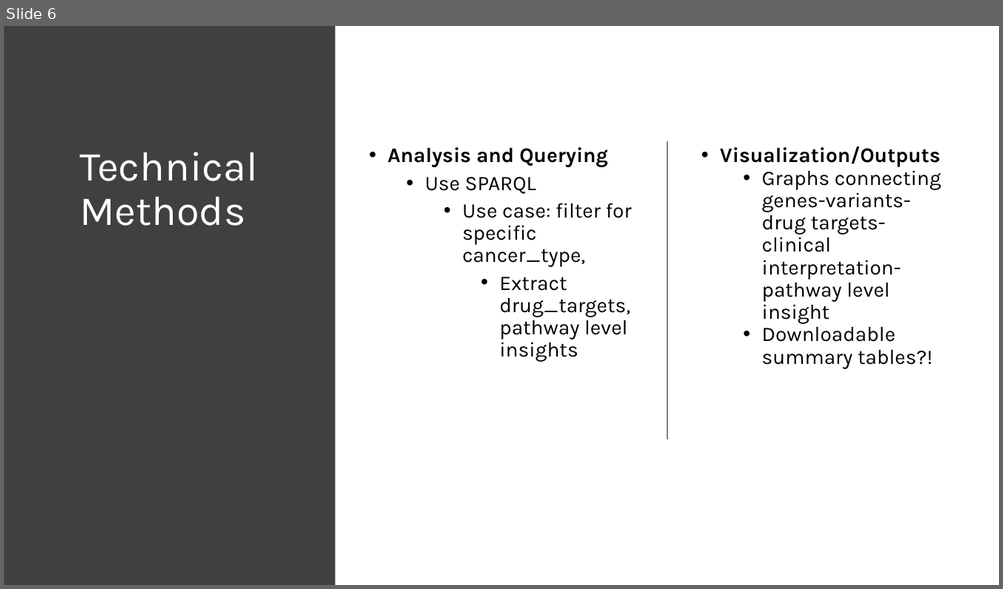
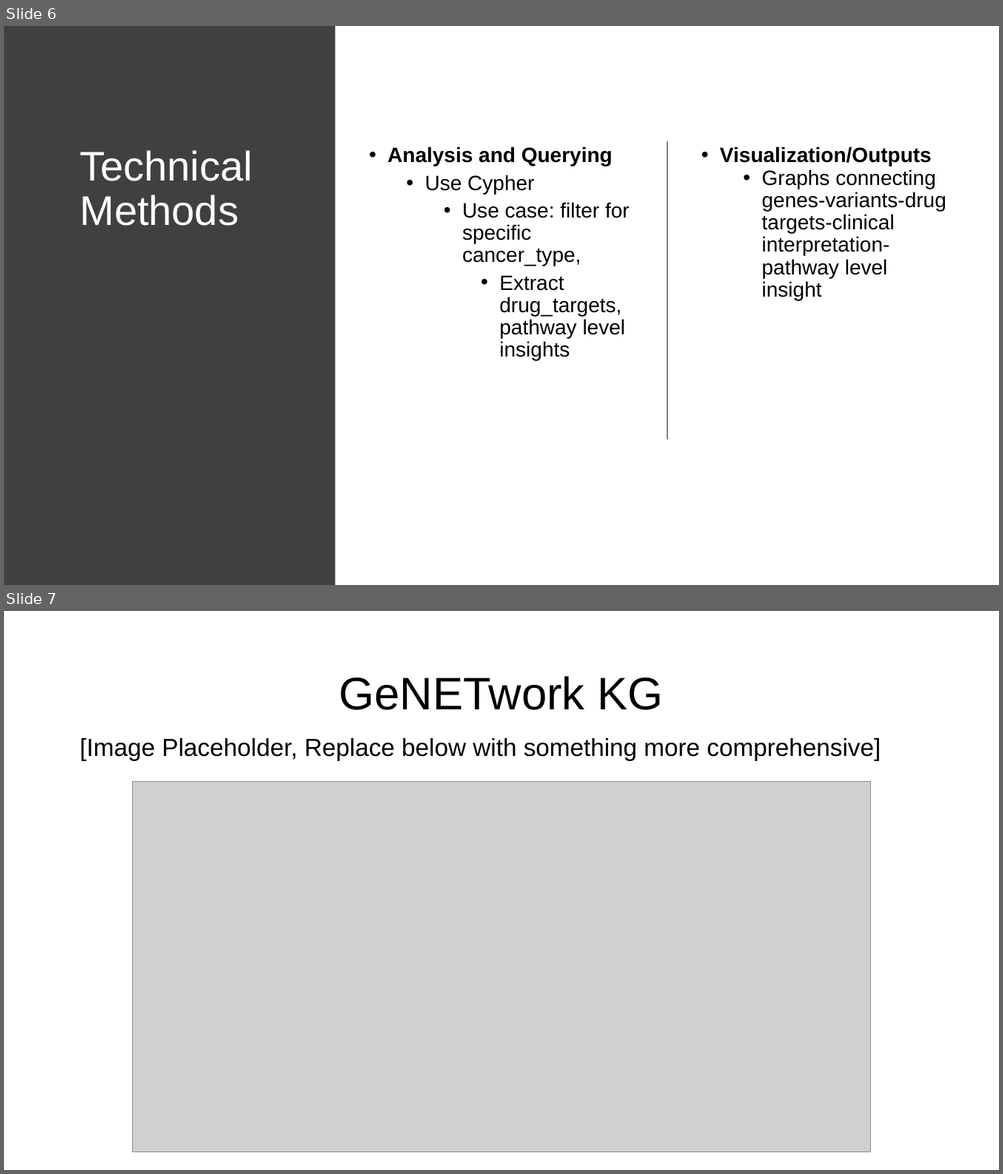
Before and after one commit to collaborativebioinformatics/GeNETwork, a slide deck: Presentation/FinalPresentation_Template.pptx. Shown one above the other, each under a label of ours: slide 6 before the commit, slides 6 and 7 after it. The pictures are 1003x589 and 1003x1174 pixels, drawn with LibreOffice and Linux fonts; fonts in the diff are those of the drawing; grey boxes stand for pictures. Boxes give left, top, right and bottom in pixels: in the first picture for what was removed or moved away, otherwise in the second. Text is boxed around its words. In the diff, an @@ line names an element or a change of style, - is before the commit and + after.

```diff
--- a/Presentation/FinalPresentation_Template.pptx
+++ b/Presentation/FinalPresentation_Template.pptx
@@ slide 7 added at [4,611,999,1170], background #FFFFFF @@
@@ title added at [339,676,663,710], 44 pt, text #000000 @@
+GeNETwork KG
@@ text added at [79,738,880,760], 23.8 pt, text #000000 @@
+[Image Placeholder, Replace below with something more comprehensive]
@@ picture added at [132,782,871,1153] @@
@@ slide 6 changed as well @@
@@ title "Technical Methods" at [79,150,252,226]: font Karla to Arial @@
@@ text at [387,147,629,360]: font Karla to Arial; less space between paragraphs @@
@@ text "Visualization/Outputs" at [720,147,946,301]: font Karla to Arial; less space between paragraphs @@
@@ text at [425,175,534,194]: text changed; font Karla to Arial @@
-  • Use SPARQL
+  • Use Cypher
@@ text at [762,323,932,369]: paragraph removed @@
-  • Downloadable summary tables?!
```
Also in this commit, not shown: 5 other slides changed, 3 other slides added, 2 slides removed.
